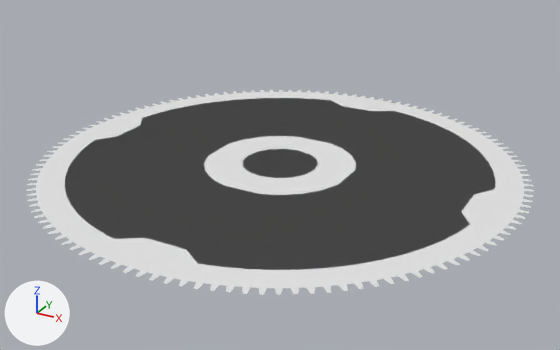
A saved change to the Blender file mesh/m1_z126_a20.blend.
Camera for both pictures: a camera (50 mm lens) standing at (91.0, -165.5, 79.2) and looking at (0.5, -1.0, -3.0). Lighting does not change. The marker at lower left points along +X, +Y and +Z.

Names of what the first picture shows: 'gear_m_1.0_z_126_a_0.3490658503988659'.
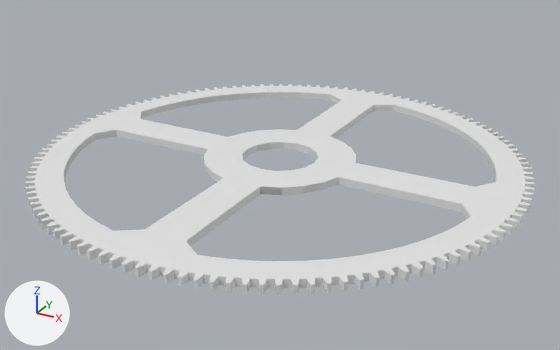
Commit message: m1.0 z126 a20 gear

What the commit changed:
me_gear_mesh_001 is used by ob_gear_m_1_0_z_126_a_0_3490658503988659; location (0.0, 0.0, 0.0).
me_gear_mesh_001 had 10854 vertices, 62 faces and spanned x -64.0..64.0, y -64.0..64.0, z 0.0.
me_gear_mesh_001 now has 21795 vertices, 10877 faces and spans x -64.0..64.0, y -64.0..64.0, z -18.6..17.5.
me_gear_mesh_001 part 1: 1 vertex removed from x 5.2, y 23.7, z 0.0; 10910 vertices added at x -64.0..64.0, y -64.0..64.0, z 0.0..17.5.

Changed parts and their boxes (x1, y1, x2, y2) in the pictures (560 x 350 px):
'gear_m_1.0_z_126_a_0.3490658503988659', reshaped
    before: (26, 90, 534, 295)
    after: (25, 84, 535, 295)
part 1 of me_gear_mesh_001, built on
    before: (304, 111, 495, 194)
